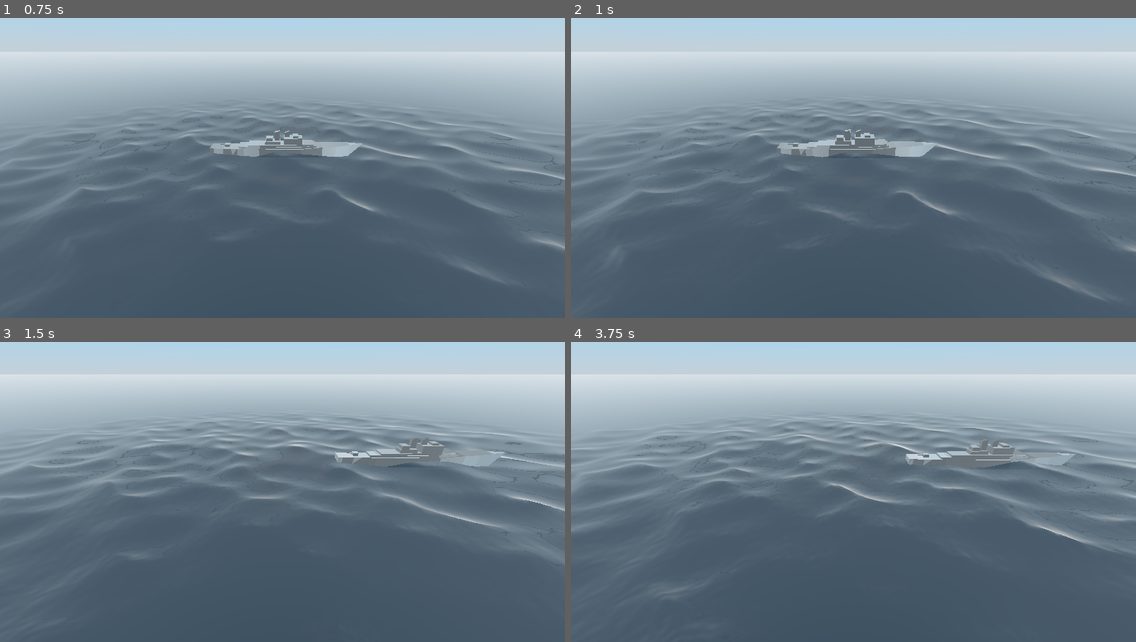
Above: before the commit, frames 1-4 (two rows, left to right).
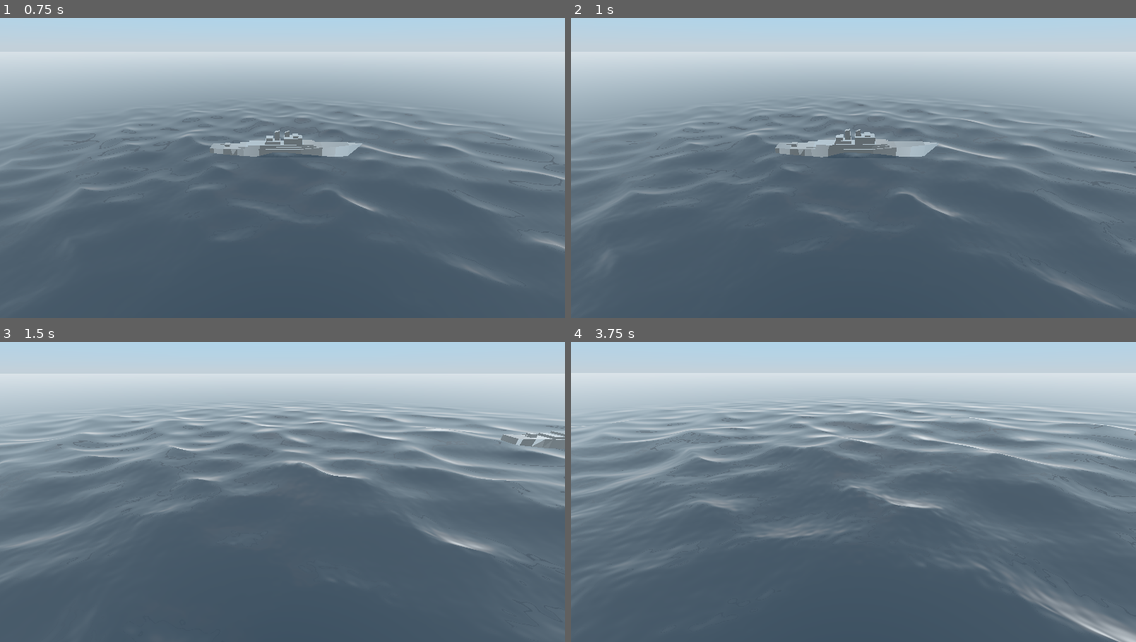
Above: after the commit, the same moments.

Repository: ljhs-games/naval-battle
Game: Godot game, scene res://scenes/MultiplayerBattle.tscn
Same seed, same stepped clock (60 frames per second), same inputs: the game is played once before the commit and once after it.
Inputs (mouse positions are in pixels of both pictures, inside the frame that each line leads up to):
- Up to frame 1 (0.75 s): move the mouse to (406, 144) at 0.52 s; hold Middle mouse button (g_pan) from 0.53 s (still down)
- Up to frame 2 (1 s): keep holding Middle mouse button (g_pan); tap Mouse wheel up (g_zoom_in) at 0.8 s
- Up to frame 3 (1.5 s): move the mouse to (254, 486) at 1.27 s; release Middle mouse button (g_pan) at 1.28 s; tap Mouse wheel up (g_zoom_in) at 1.35 s
- Up to frame 4 (3.75 s): tap Mouse wheel down (g_zoom_out) at 1.55 s; move the mouse to (910, 414) at 2.02 s; hold Mouse wheel down (g_zoom_out) 2.03-2.78 s; tap Middle mouse button (g_pan) at 2.3, 2.85 s; move the mouse to (825, 546) at 2.77 s; tap Mouse wheel up (g_zoom_in) at 3.05 s; move the mouse to (1023, 531) at 3.52 s; hold Mouse wheel up (g_zoom_in) from 3.53 s (still down)

Frame 1 is identical in both runs. In frame 2, 0.5% of the frame differs, in the area x 10-100%, y 29-97%; in frame 3, 8.6%; in frame 4, 11%, in the area x 0-100%, y 19-100%.

Commit message:
Implement smooth camera movement mimicking editor

Diff:
--- a/src/nodes/viewer/Viewer.gd
+++ b/src/nodes/viewer/Viewer.gd
@@ -1,29 +1,43 @@
 extends Spatial
 
-export var lower_bound = 20.0
-export var upper_bound = 400.0
-const pan_speed = 0.4
-const zoom_speed = 20.0
+export var smoothing = 8.0
+export var pan_speed = 1.0
+export var zoom_speed = 35.0
+
+#var local_translate_accel: Vector3 = Vector3()
+#var local_translate_vel: Vector3 = Vector3()
+
+onready var target_translation: Vector3 = translation
+
+var num = 0
 
 func _ready():
+	set_physics_process(true)
 	set_process_input(true)
 
-func translate_object_local(to_translate: Vector3):
-	.translate_object_local(to_translate)
-	print($Camera.global_transform.origin.y)
-	if $Camera.global_transform.origin.y < lower_bound || $Camera.global_transform.origin.y > upper_bound:
-		.translate_object_local(-Vector3(0.0, to_translate.y, 0.0))
+func _physics_process(delta):
+#	var move_vector = (target_translation - translation)
+#	var error = move_vector.length()
+#	local_translate_vel += local_translate_accel
+#	print((target_translation - translation).length())
+	translation = (target_translation - translation) * smoothing * delta + translation
 
 func _input(event):
 	# pan movement with motion
 	if event is InputEventMouseMotion and Input.is_action_pressed("g_pan"):
-		translate_object_local(Vector3(event.relative.x, -event.relative.y, 0.0)*pan_speed)
+		target_translation += Vector3(event.relative.x, -event.relative.y, 0.0)*pan_speed
 	# show and hide mouse when panning
 	elif event.is_action_pressed("g_pan"):
 		Input.set_mouse_mode(Input.MOUSE_MODE_CAPTURED)
 	elif event.is_action_released("g_pan"):
 		Input.set_mouse_mode(Input.MOUSE_MODE_VISIBLE)
 	elif event.is_action_pressed("g_zoom_in"):
-		translate_object_local(($Camera.transform.origin).normalized() * -zoom_speed)
+#		print($Camera.global_transform.origin)
+		target_translation += get_zoom_direction() * -zoom_speed
+#		print(target_translation)
 	elif event.is_action_pressed("g_zoom_out"):
-		translate_object_local(($Camera.transform.origin).normalized() * zoom_speed)
+		target_translation += get_zoom_direction() * zoom_speed
+
+func get_zoom_direction():
+	var real_camera_pos = $Camera.global_transform.origin + (target_translation - translation)
+	return (real_camera_pos - target_translation).normalized()
